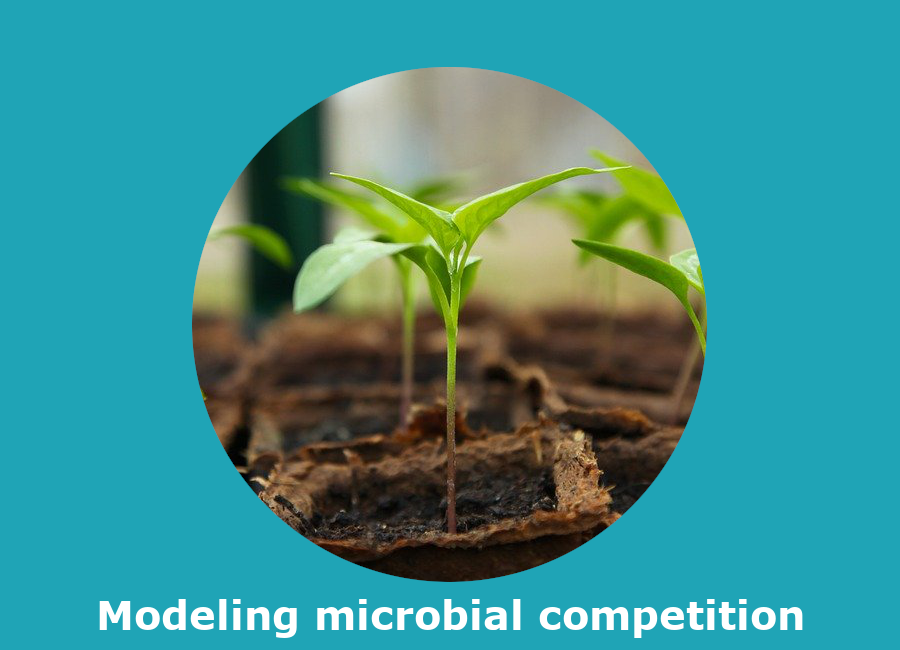
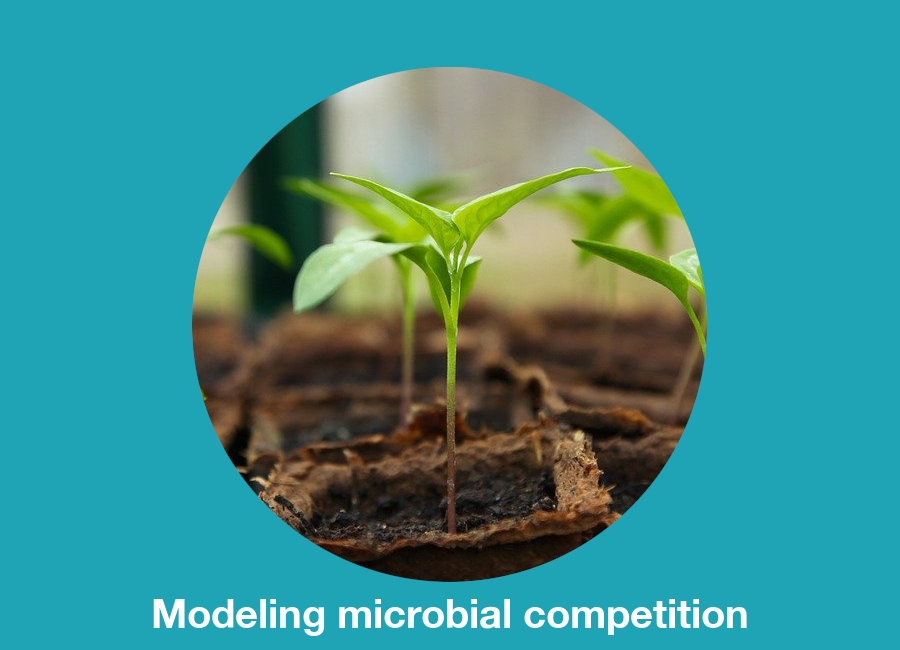
Before/after of a 900px x 650px layered artwork. What changed in the layer stack:
painted on "Modeling microbial competition" over [99, 599, 803, 638]
